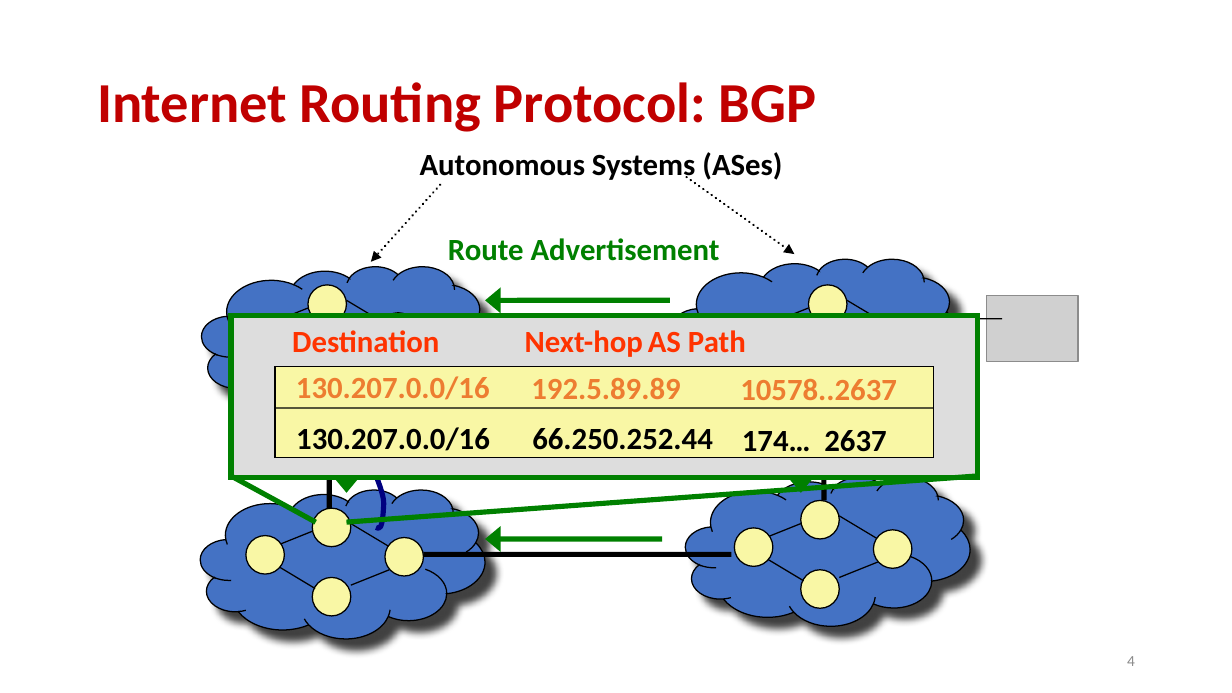
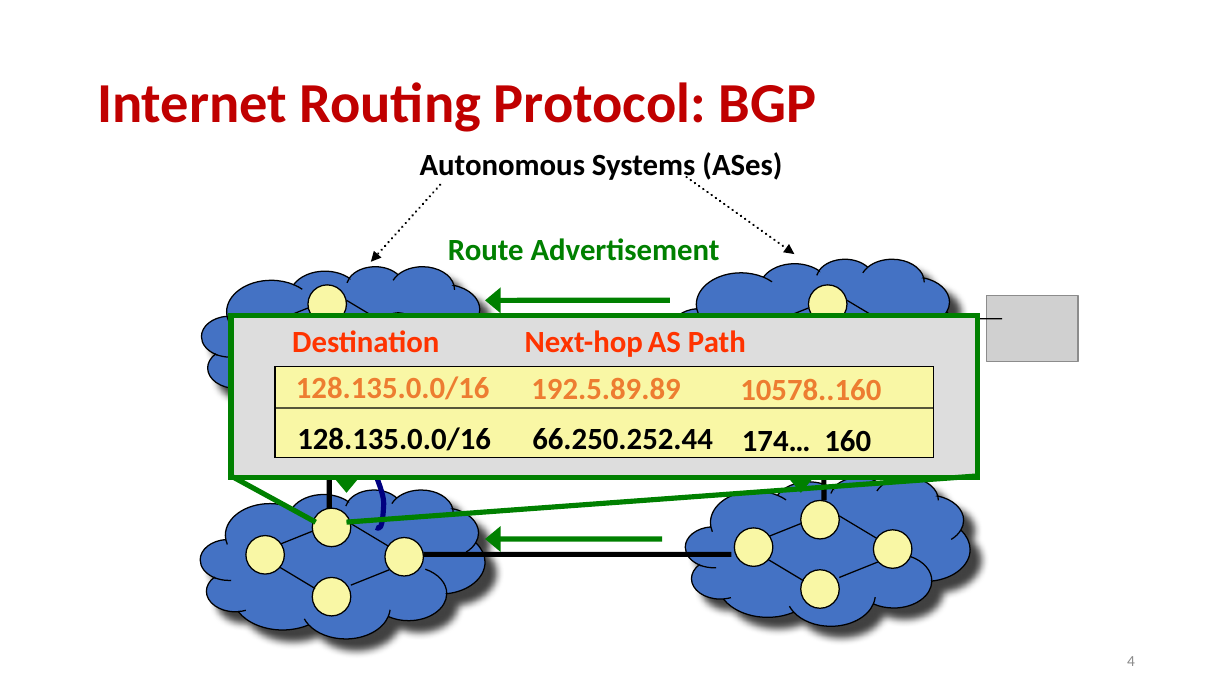
Before and after one commit to noise-lab/networking-intro, a slide deck: slide 4 of lectures/3-routing.pptx. Drawn at 1232x693 pixels with LibreOffice and Linux fonts; fonts in the diff are those of the drawing; grey boxes stand for pictures. Boxes give left, top, right and bottom in pixels: in the first picture for what was removed or moved away, otherwise in the second. Text is boxed around its words. In the diff, an @@ line names an element or a change of style, - is before the commit and + after.

```diff
--- a/lectures/3-routing.pptx
+++ b/lectures/3-routing.pptx
@@ text at box(296, 376, 490, 400): text changed @@
-130.207.0.0/16
+128.135.0.0/16
@@ text at box(740, 379, 881, 408): text changed @@
-10578..2637
+10578..160
@@ text at box(297, 427, 491, 451): text changed @@
-130.207.0.0/16
+128.135.0.0/16
@@ text at box(742, 430, 871, 459): text changed @@
-174… 2637
+174… 160
```
Also in this commit, not shown: 1 other slide changed, 3 other files.
